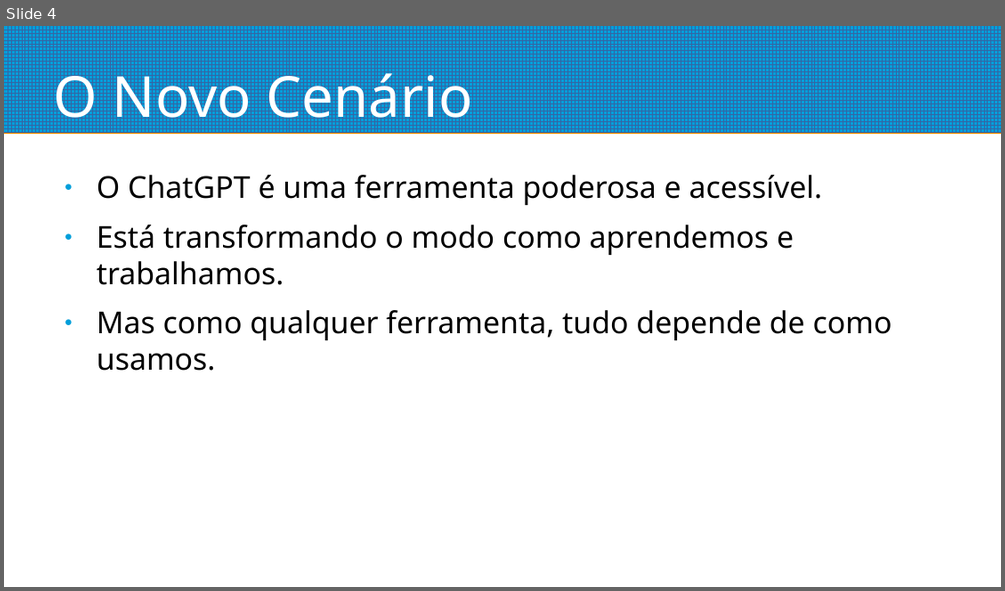
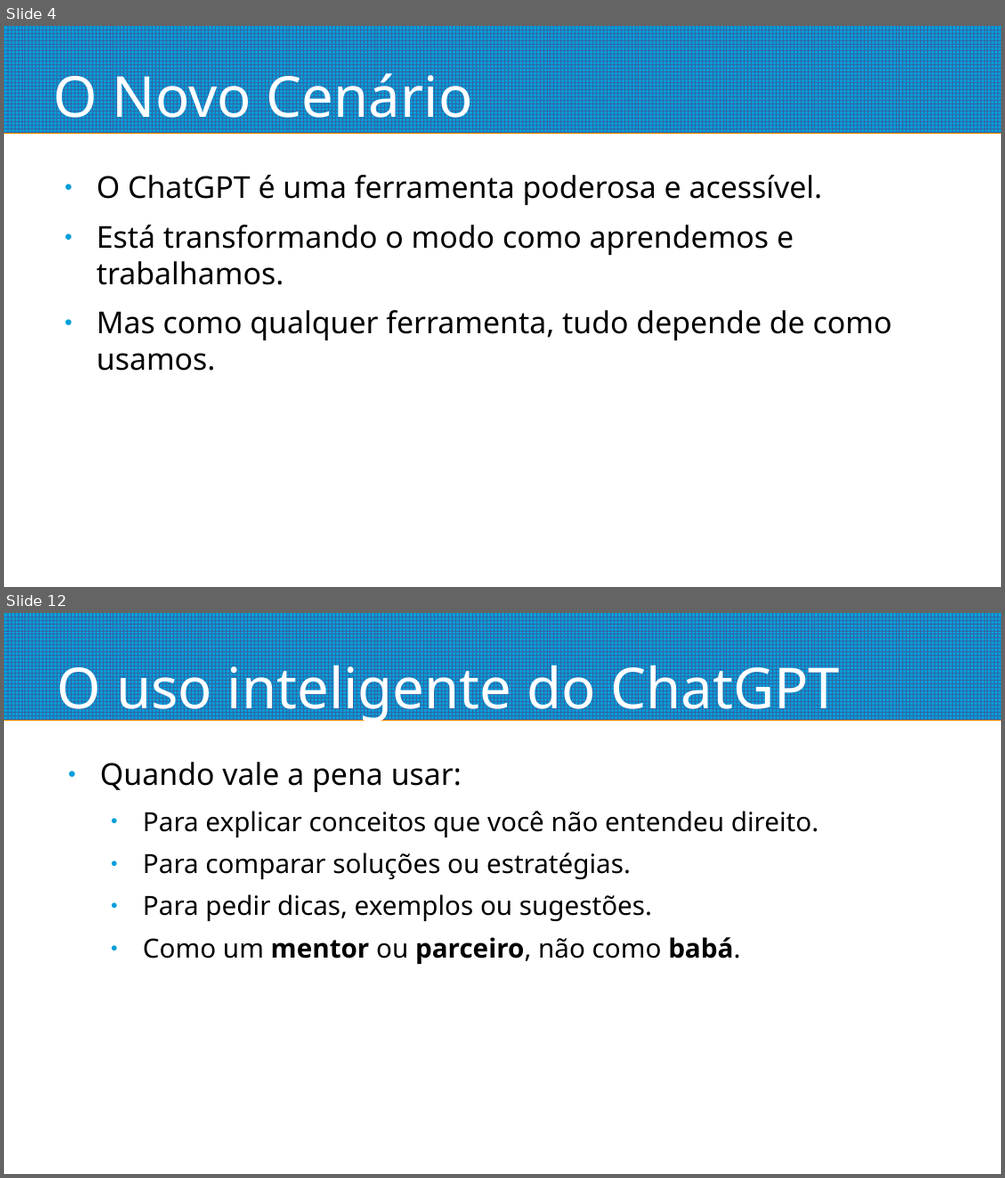
Before and after one commit to pedrosiqueira/ifmsjs, a slide deck: sveltekit-avançado/LLMs.odp. Shown one above the other, each under a label of ours: slide 4 before the commit, slides 4 and 12 after it; the slides between them are not shown. The pictures are 1005x591 and 1005x1178 pixels, drawn with LibreOffice and Linux fonts; fonts in the diff are those of the drawing. Boxes give left, top, right and bottom in pixels: in the first picture for what was removed or moved away, otherwise in the second. Text is boxed around its words. In the diff, an @@ line names an element or a change of style, - is before the commit and + after.

```diff
--- a/sveltekit-avançado/LLMs.odp
+++ b/sveltekit-avançado/LLMs.odp
@@ slide 12 added at (x1=4, y1=613, x2=1001, y2=1174), background #FFFFFF; not listed: 1 template element that a slide beside it also shows @@
@@ title added at (x1=57, y1=655, x2=840, y2=723), 45 pt, text #FFFFFF @@
+O uso inteligente do ChatGPT
@@ text added at (x1=100, y1=762, x2=818, y2=964), 21 pt, text #000000 @@
+● Quando vale a pena usar:
+  ● Para explicar conceitos que você não entendeu direito.
+  ● Para comparar soluções ou estratégias.
+  ● Para pedir dicas, exemplos ou sugestões.
+  ● Como um mentor ou parceiro, não como babá.
```
Also in this commit, not shown: 9 other slides added, 2 slides removed, 12 other files.
